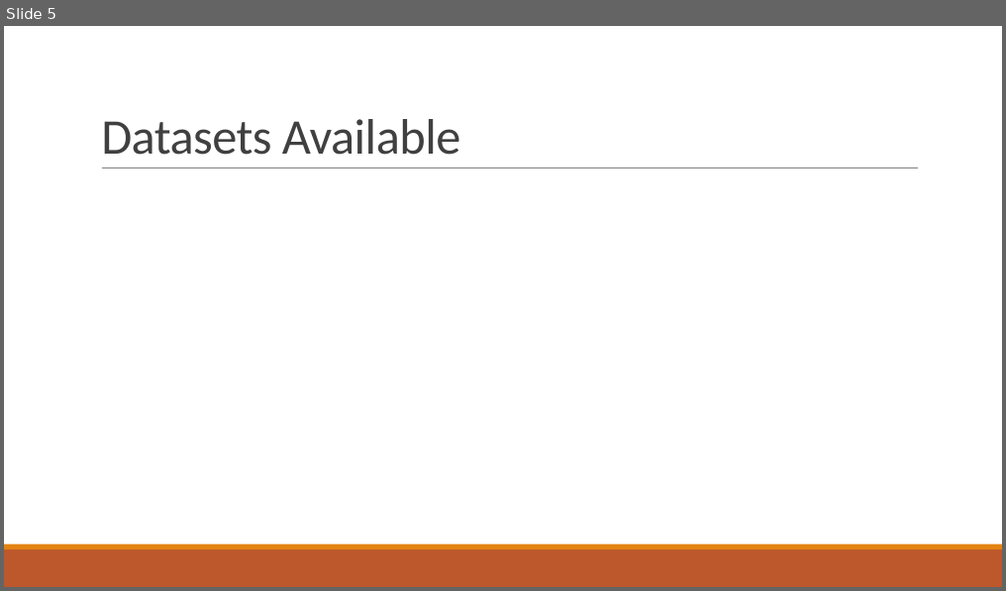
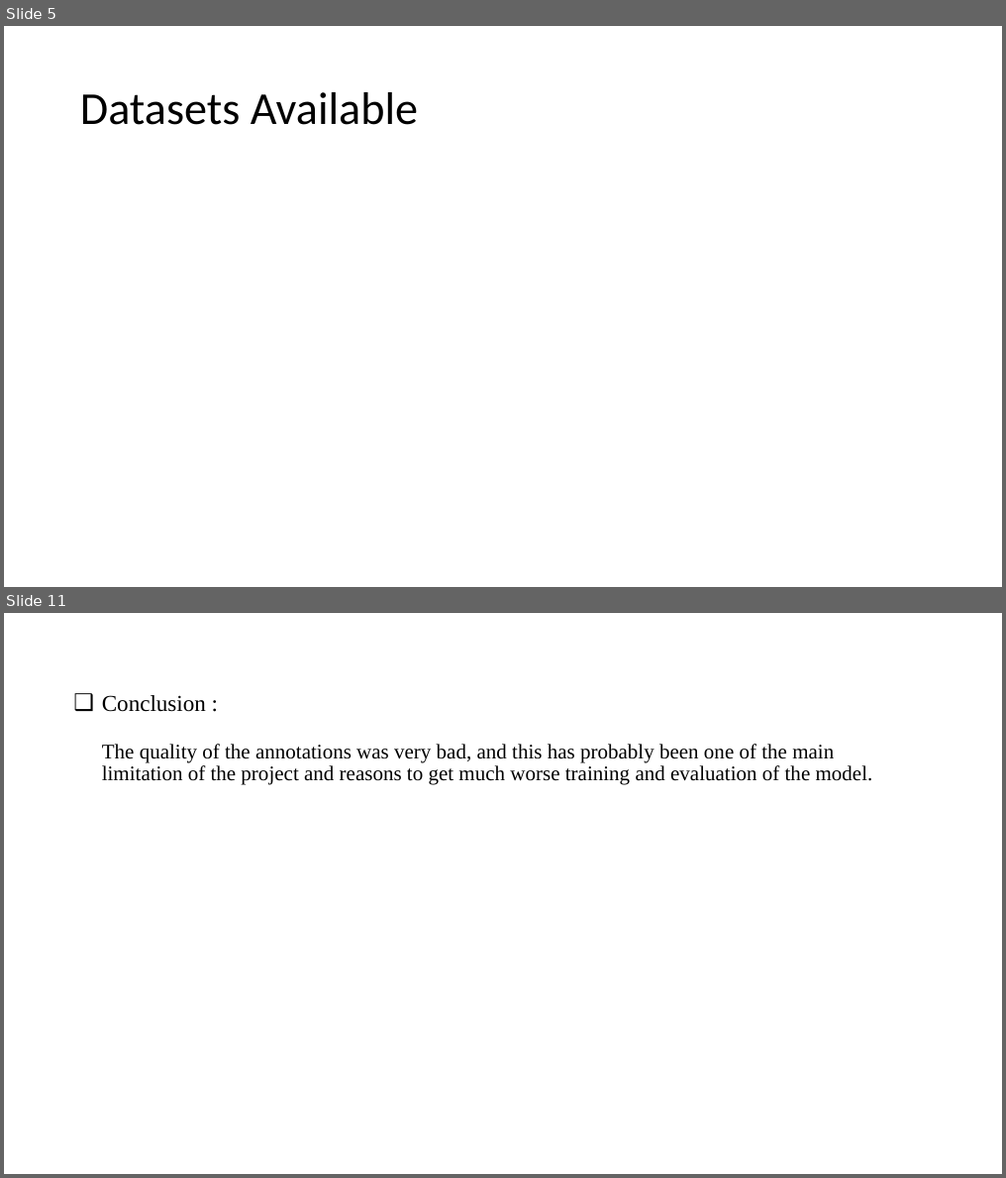
Before and after one commit to VarunBohara/Mini-Project-Documents, a slide deck: Literature Survey.pptx. Shown one above the other, each under a label of ours: slide 5 before the commit, slides 5 and 11 after it; the slides between them are not shown. The pictures are 1006x591 and 1006x1178 pixels, drawn with LibreOffice and Linux fonts; fonts in the diff are those of the drawing. Boxes give left, top, right and bottom in pixels: in the first picture for what was removed or moved away, otherwise in the second. Text is boxed around its words. In the diff, an @@ line names an element or a change of style, - is before the commit and + after.

```diff
--- a/Literature Survey.pptx
+++ b/Literature Survey.pptx
@@ slide 11 added at [4,613,1002,1174], background #FFFFFF @@
@@ title added at [102,695,873,785], 20 pt, text #000000 @@
+❑ Conclusion :
+  The quality of the annotations was very bad, and this has probably been one of the main limitation of the project and reasons to get much worse training and evaluation of the model.
@@ slide 5 changed as well @@
@@ title "Datasets Available": place and size @@
-title "Datasets Available" at [101,119,460,155]
+title "Datasets Available" at [80,92,418,125]
@@ title "Datasets Available" at [80,92,418,125]: size 48 to 44 pt, text colour #404040 to #000000, letter spacing -0.5 to 0 pt; line spacing 0.85 to 0.9; vertical alignment bottom to middle @@
@@ line removed from (102, 169) to (918, 169) @@
@@ rectangle removed at [4,550,1002,587] @@
@@ rectangle removed at [4,545,1002,550] @@
```
Also in this commit, not shown: 4 other slides changed, 13 other slides added, 2 slides removed.
